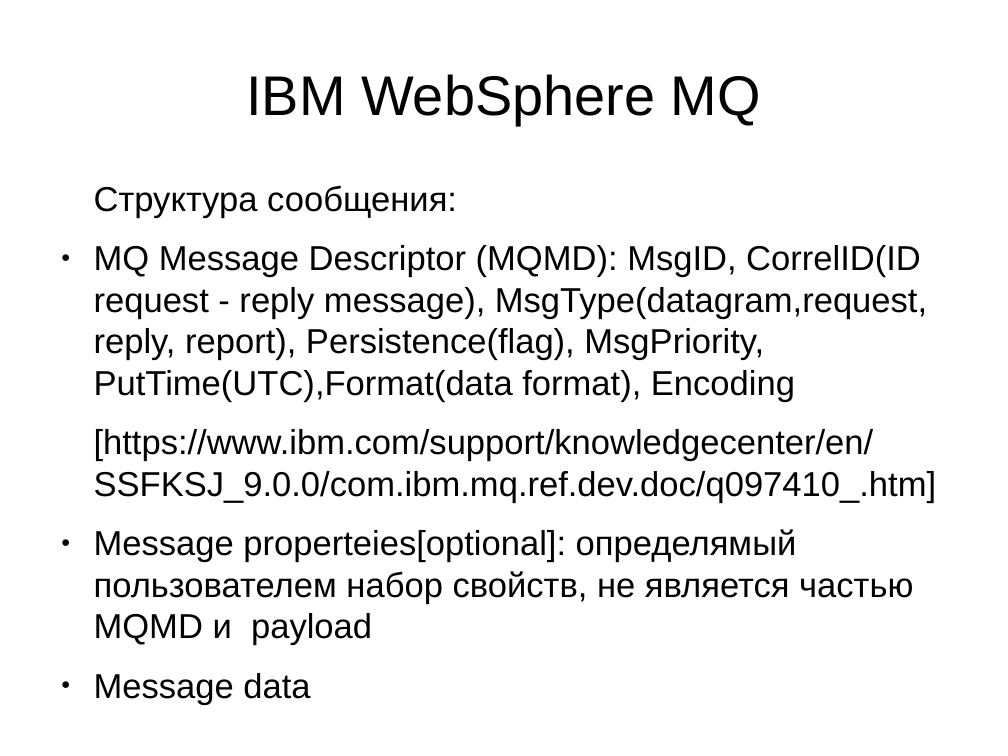
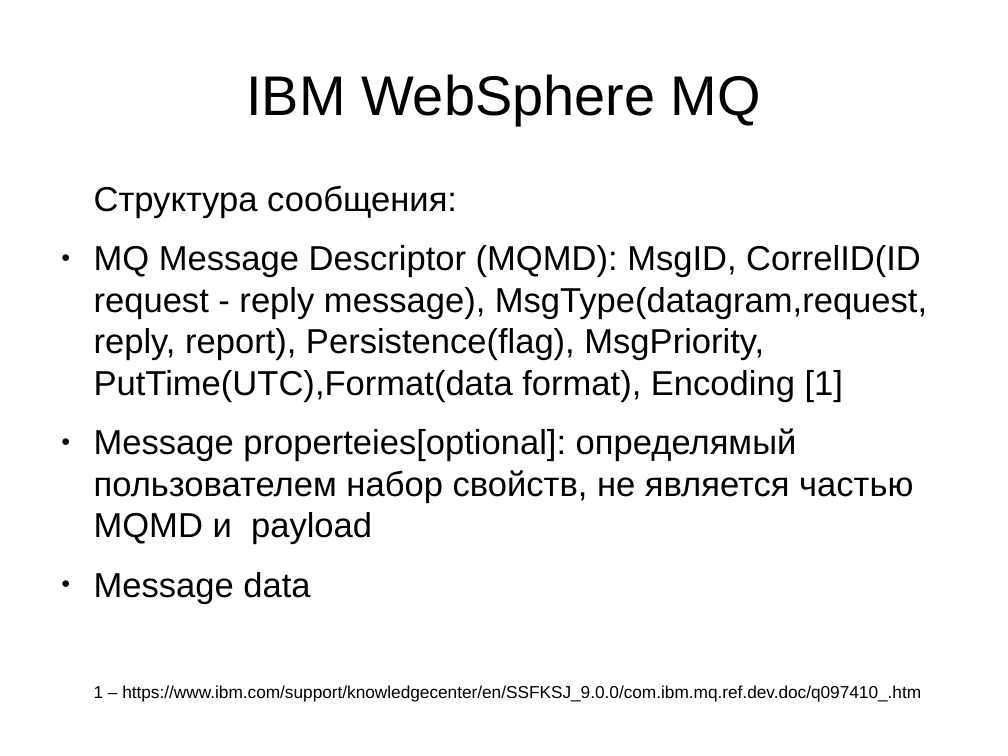
Before and after one commit to demonh1/wb, a slide deck: slide 5 of doc/iib_pr_for_eq.odp. Drawn at 1008x756 pixels with LibreOffice and Linux fonts; fonts in the diff are those of the drawing. Boxes give left, top, right and bottom in pixels: in the first picture for what was removed or moved away, otherwise in the second. Text is boxed around its words. In the diff, an @@ line names an element or a change of style, - is before the commit and + after.

Commit message:
fix

```diff
--- a/doc/iib_pr_for_eq.odp
+++ b/doc/iib_pr_for_eq.odp
@@ text at (94, 245, 927, 402): text changed @@
-● MQ Message Descriptor (MQMD): MsgID, CorrelID(ID request - reply message), MsgType(datagram,request, reply, report), Persistence(flag), MsgPriority, PutTime(UTC),Format(data format), Encoding
-[https://www.ibm.com/support/knowledgecenter/en/SSFKSJ_9.0.0/com.ibm.mq.ref.dev.doc/q097410_.htm]
+● MQ Message Descriptor (MQMD): MsgID, CorrelID(ID request - reply message), MsgType(datagram,request, reply, report), Persistence(flag), MsgPriority, PutTime(UTC),Format(data format), Encoding [1]
@@ text at (94, 685, 921, 702): paragraph added @@
+1 – https://www.ibm.com/support/knowledgecenter/en/SSFKSJ_9.0.0/com.ibm.mq.ref.dev.doc/q097410_.htm
```
